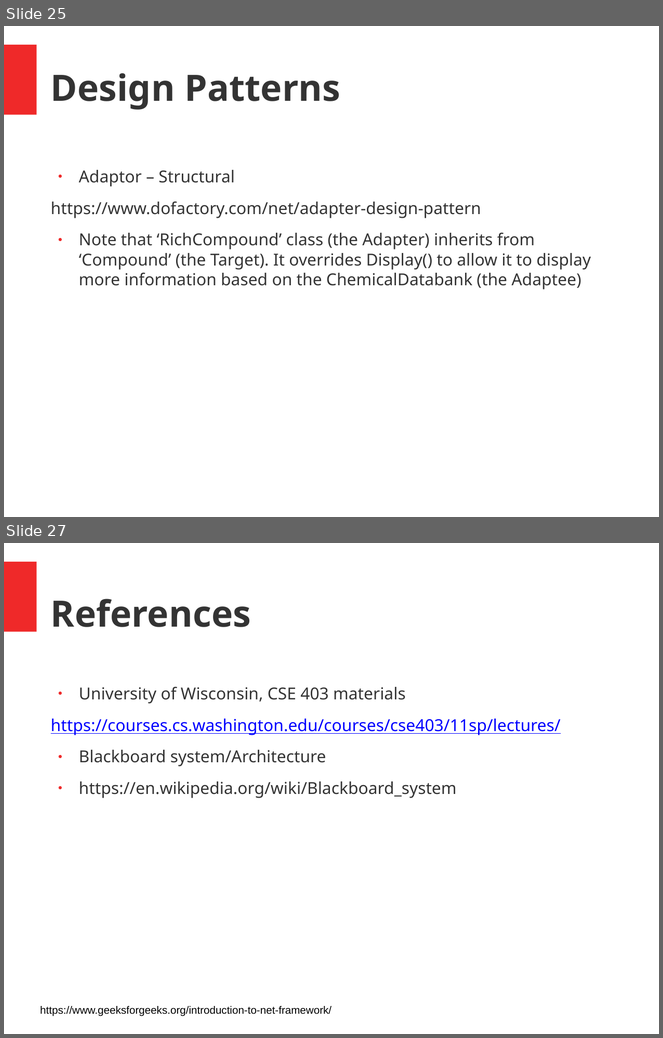
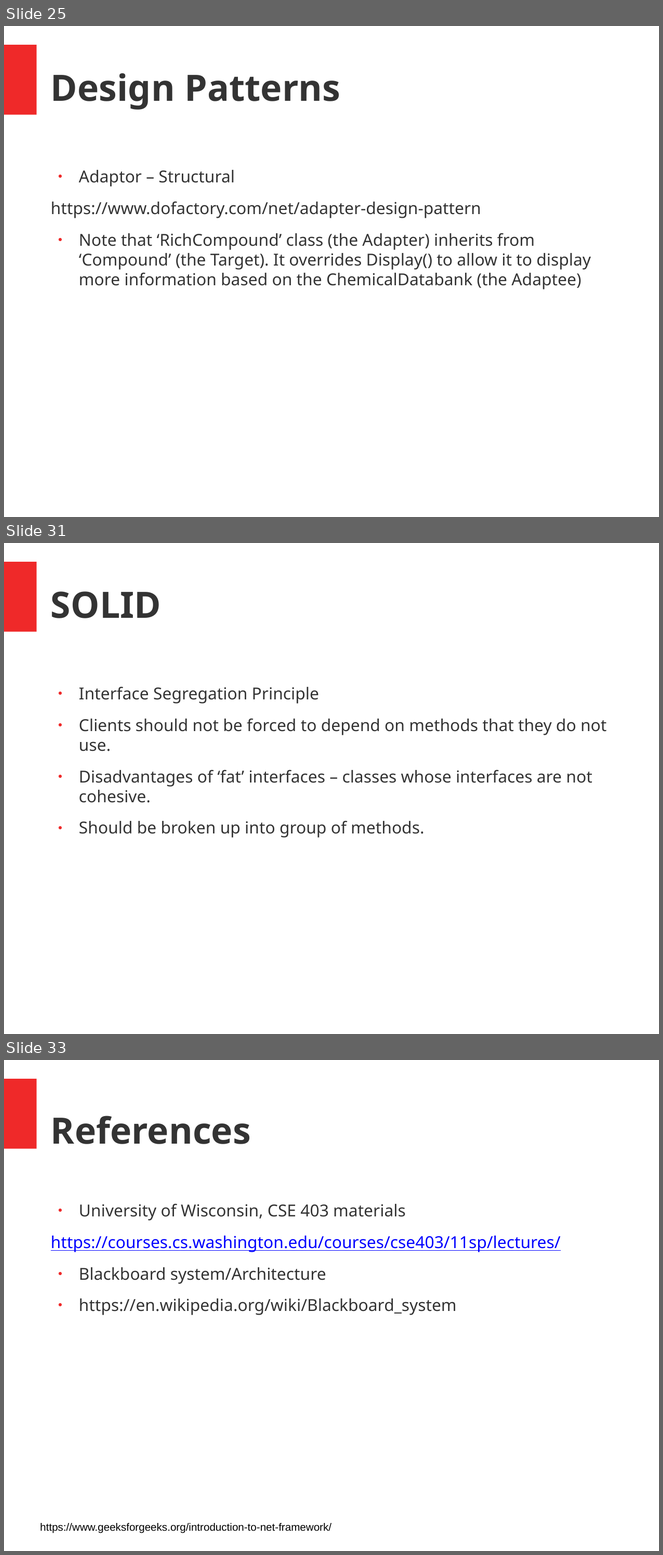
Before and after one commit to juschan/CSharp_ASPNET_Coaching, a slide deck: SE_Intro.pptx. Shown one above the other, each under a label of ours: slides 25 and 27 before the commit, slides 25, 31 and 33 after it; the slides between them are not shown. The pictures are 663x1038 and 663x1555 pixels, drawn with LibreOffice and Linux fonts; fonts in the diff are those of the drawing. Boxes give left, top, right and bottom in pixels: in the first picture for what was removed or moved away, otherwise in the second. Text is boxed around its words. In the diff, an @@ line names an element or a change of style, - is before the commit and + after.

```diff
--- a/SE_Intro.pptx
+++ b/SE_Intro.pptx
@@ slide 31 added at (4, 543, 659, 1034), background #FFFFFF; not listed: 1 template element that a slide beside it also shows @@
@@ text added at (51, 591, 161, 618), 44 pt, text #333333, bold @@
+SOLID
@@ text added at (79, 687, 607, 838), 20 pt, text #333333 @@
+● Interface Segregation Principle
+● Clients should not be forced to depend on methods that they do not use.
+● Disadvantages of ‘fat’ interfaces – classes whose interfaces are not cohesive.
+● Should be broken up into group of methods.
@@ what was slide 27 is now slide 33 @@
```
Also in this commit, not shown: 2 slides changed, 5 other slides added.
